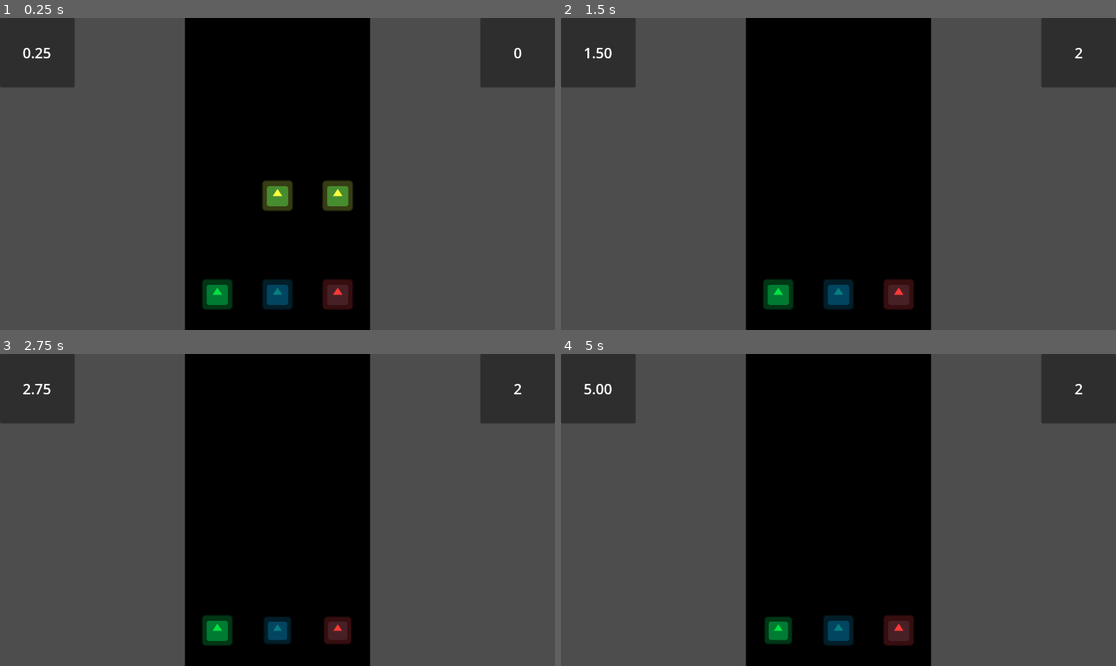
Above: before the commit, frames 1-4 (two rows, left to right).
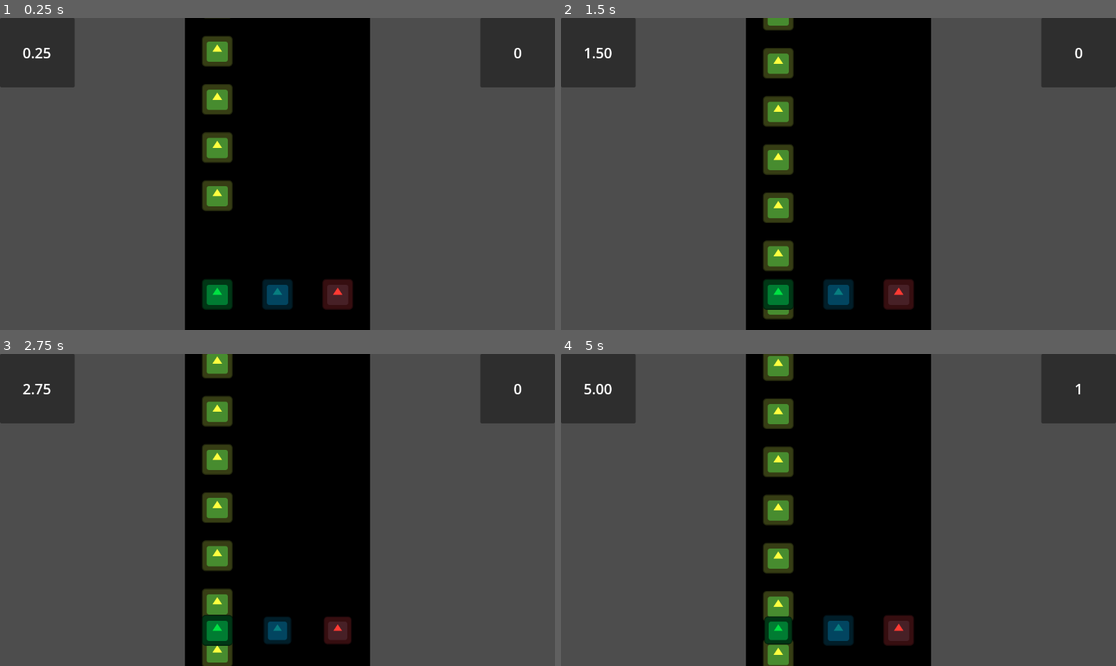
Above: after the commit, the same moments.

Repository: milnej/EscapeFromFrog
Game: Godot game, scene res://game.tscn
The game is run twice, just before and just after one commit, with the same random seed, the same clock (stepped at 60 frames per second) and the same inputs. The engine's default icon, where the game draws it, is replaced by a stand-in: a white triangle on a blue panel in a dark square.
Inputs:
- Up to frame 1 (0.25 s): no input
- Up to frame 2 (1.5 s): tap Enter (ui_accept) at 0.5, 0.77 s; hold L (note_right) 0.53-1.28 s; hold Space (note_middle) 0.53-1.28 s; hold Down (ui_down) from 1.28 s (still down); tap Space (note_middle) at 1.35 s
- Up to frame 3 (2.75 s): tap Enter (ui_accept) at 1.52 s; release Down (ui_down) at 2.03 s; hold L (note_right) from 2.03 s (still down); hold Space (note_middle) from 2.03 s (still down)
- Up to frame 4 (5 s): release L (note_right) at 2.78 s; release Space (note_middle) at 2.78 s; hold Up (ui_up) 2.78-3.53 s; tap Space (note_middle) at 2.85, 4.35 s; tap Enter (ui_accept) at 3.02, 3.77, 4.52 s; hold Space (note_middle) 3.53-4.28 s; hold A (note_left) from 3.53 s (still down)

The runs differ from the first frame. In frame 1, 3.2% of the frame differs, in the area x 36-64%, y 0-62%; in frame 2, 3.1%; in frame 3, 3.4%; in frame 4, 3.5%, in the area x 36-94%, y 0-100%.

Commit message:
completed beat map v1

Diff:
--- a/road.gd
+++ b/road.gd
@@ -3,48 +3,35 @@
 @onready var note_conductor = $NoteConductor
 var note_scene = preload("res://note.tscn")
 
-var notes = []
-var note_length = -500
-var current_location = Vector2(0, note_length)
 var note_distance_scale = .25
+var note_count = 0
+var beat_map_file_name = "res://beatMap1.txt"
 
 var note_move_speed = 3
 
-#TODO: Need to make unit scaling more consistent
-var notes_data = [
-	{
-		"pos": 0,
-		#"len": 100
-	},
-	{
-		"pos": 400,
-		#"len": 100
-	},
-	{
-		"pos": 800,
-		#"len": 100
-	},
-	{
-		"pos": 1200,
-		#"len": 100
-	},
-]
-
 # Called when the node enters the scene tree for the first time.
 func _ready():
-	for i in range(2):
-		add_note(i)
+
+	var file = FileAccess.open(beat_map_file_name, FileAccess.READ)
+	var beat_map_raw = file.get_as_text()
+	var beat_map = beat_map_raw.split('\n')
+
+	for i in range(len(beat_map)):
+		add_note(beat_map[i].erase(len(beat_map[i])-1, 1))
 
 func _process(delta):
 	#print(bar_conductor)
 	note_conductor.position += Vector2(0 , note_move_speed)
 
-func add_note(note_index):
+func add_note(note_lane):
+
+	if note_lane == "-":
+		note_count += 1
+		return
 	var note = note_scene.instantiate()
-	# -- Note position are randomized for now for testing
-	randomize()
-	note.line = randi_range(0,2)
-	# --
-	note.note_position = note_index * note_distance_scale
+
+	note.line = note_lane
+
+	note.note_position = note_count * 100
 	note_conductor.add_child(note)
-	#print(note.line)
+	note_count += 1
Not shown, added: beatMap1.txt
Not shown, added: roa10D3.tmp
Not shown, added: roa3BAC.tmp
Not shown, added: roaE2BF.tmp
